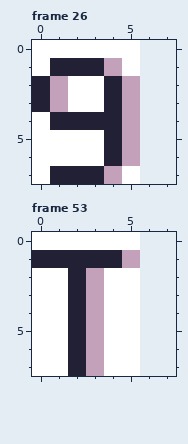
Pixel-art file: plugins/Simple5x7Font/assets/remnant_5x7_pixel_font_shadow.ase. Above, as it was before the edit.
6x8 pixels, 116 frames. Shown: frame 26, frame 53. The old version is drawn lined up with the new one, on the new canvas. The commit also changed other frames, which this record leaves out.
And afterwards:
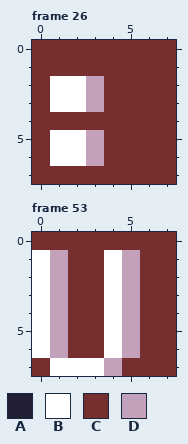
Palette (. is transparent): A #222034  B #ffffff  C #762e2e  D #c4a1ba
Diff:
canvas 6x8 -> 8x8
Changed rows in their new state; - is an unchanged pixel.
Frame 26:
first column x 0:
0 CCCCCCCC
1 CCCCCCCC
2 CB-DCCCC
3 CB-DCCCC
4 CCCCCCCC
5 C--DCCCC
6 C--DCCCC
7 CCCCCCCC
Frame 53:
first column x 0:
0 CCCCCCCC
1 BDCCB-CC
2 -DCC-DCC
3 -DCC-DCC
4 -DCC-DCC
5 -DCC-DCC
6 -DCC-DCC
7 C-BBDCCC
